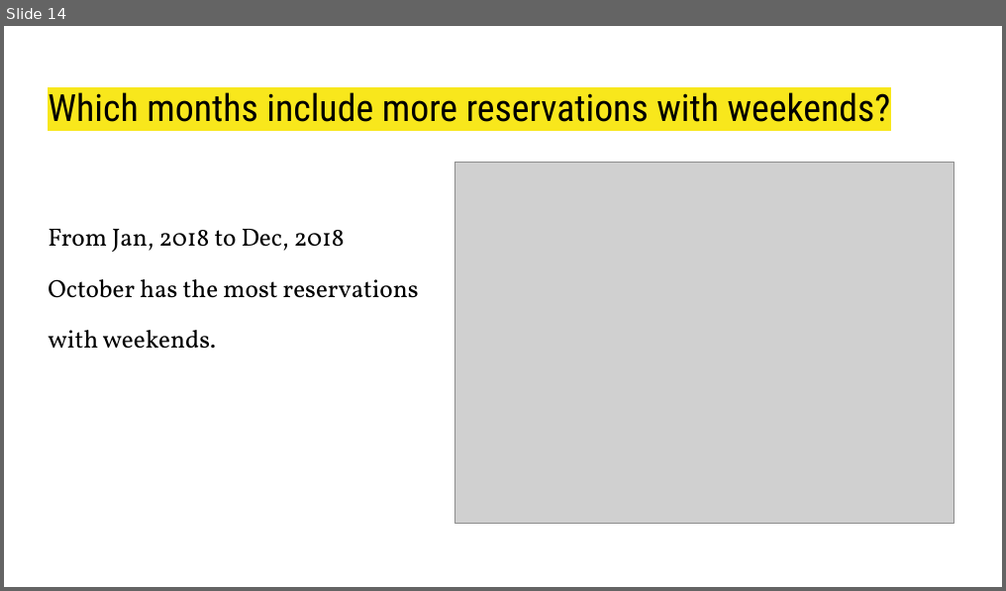
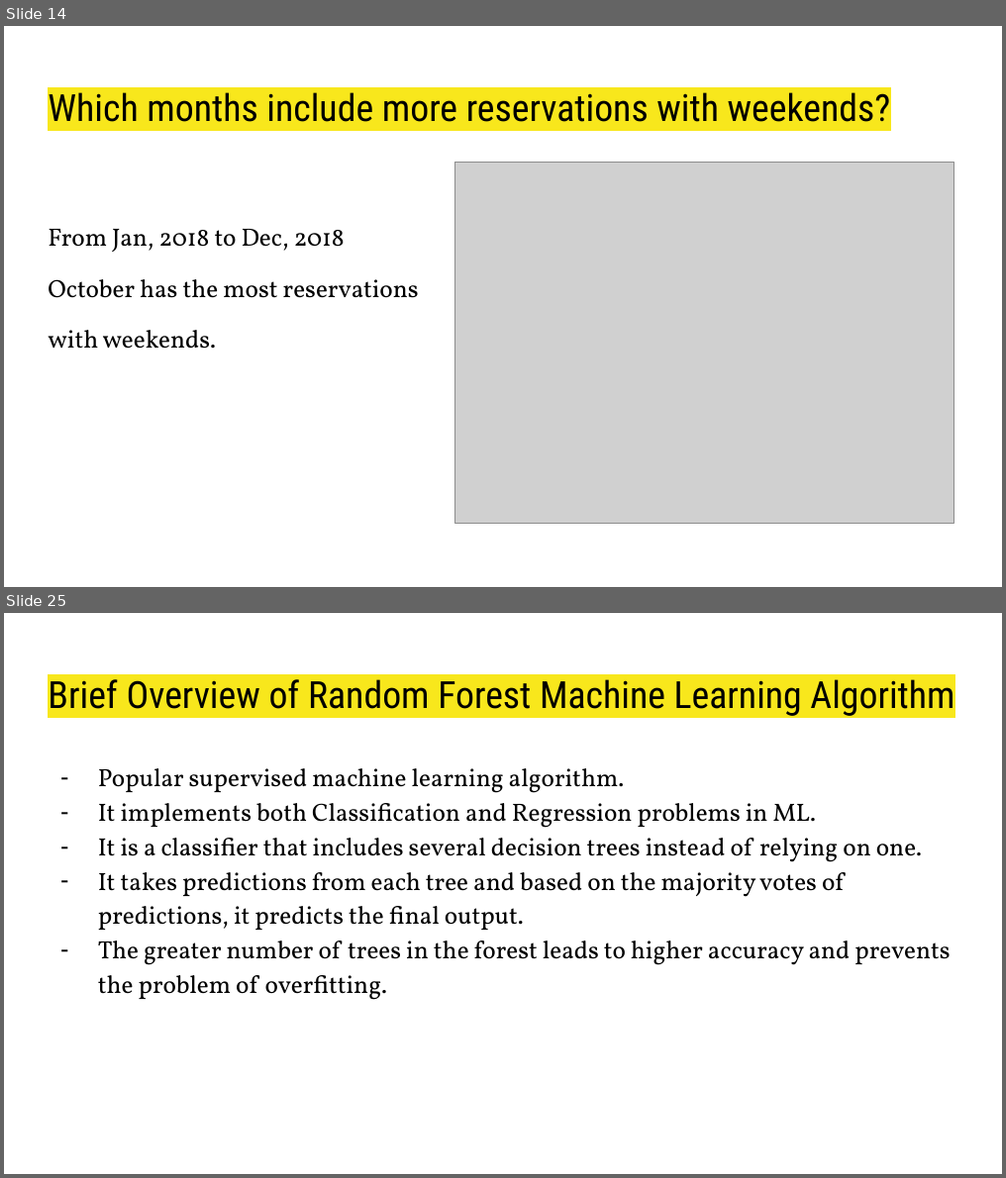
Before and after one commit to domivillacis/Hotel_reservations_analysis, a slide deck: Hotel_Reservations.pptx. Shown one above the other, each under a label of ours: slide 14 before the commit, slides 14 and 25 after it; the slides between them are not shown. The pictures are 1006x591 and 1006x1178 pixels, drawn with LibreOffice and Linux fonts; fonts in the diff are those of the drawing; grey boxes stand for pictures. Boxes give left, top, right and bottom in pixels: in the first picture for what was removed or moved away, otherwise in the second. Text is boxed around its words. In the diff, an @@ line names an element or a change of style, - is before the commit and + after.

```diff
--- a/Hotel_Reservations.pptx
+++ b/Hotel_Reservations.pptx
@@ slide 25 added at (4, 613, 1002, 1174), background #FFFFFF @@
@@ title added at (48, 679, 954, 716), 27 pt, text #000000 @@
+Brief Overview of Random Forest Machine Learning Algorithm
@@ text added at (98, 768, 949, 1000), 18 pt, text #000000 @@
+– Popular supervised machine learning algorithm.
+– It implements both Classification and Regression problems in ML.
+– It is a classifier that includes several decision trees instead of relying on one.
+– It takes predictions from each tree and based on the majority votes of predictions, it predicts the final output.
+– The greater number of trees in the forest leads to higher accuracy and prevents the problem of overfitting.
```
Also in this commit, not shown: 2 slides changed, 10 other slides added.
